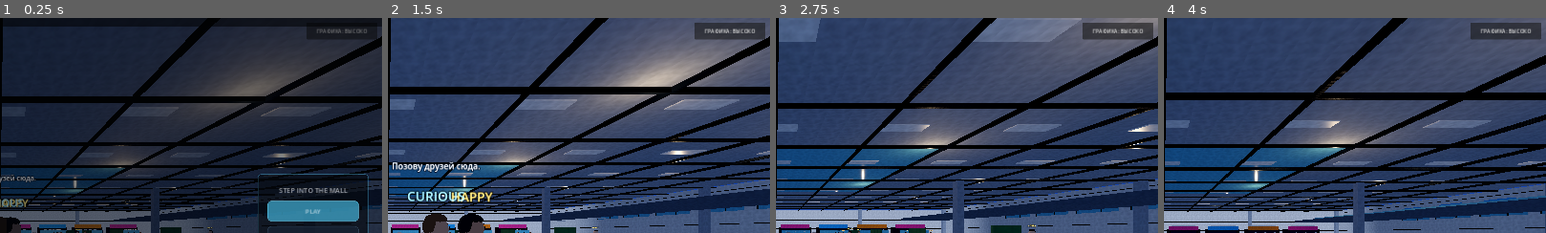
Above: before the commit, frames 1-4 (left to right).
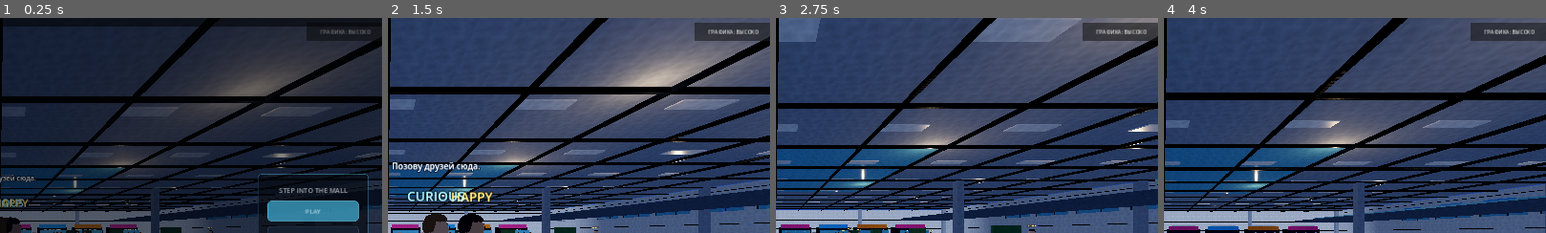
Above: after the commit, the same moments.

Repository: gggevego15-ui/How-to-MUKBANG
Game: Godot game, scene res://scenes/main.tscn
The game is run twice, just before and just after one commit, with the same random seed, the same clock (stepped at 60 frames per second) and the same inputs.
Inputs (mouse positions are % of the whole screen's width and height, from its top left):
- Up to frame 1 (0.25 s): no input
- Up to frame 2 (1.5 s): click "PLAY" at 0.5 s; tap Enter at 1.25 s; move the mouse to (55, 50) at 1.27 s; hold Up (ui_up) from 1.28 s (still down); hold E from 1.28 s (still down)
- Up to frame 3 (2.75 s): keep holding Up (ui_up); tap Space at 1.52, 2.27 s; move the mouse to (45, 50) at 2.02 s; release E at 2.03 s; tap F at 2.1 s
- Up to frame 4 (4 s): keep holding Up (ui_up); move the mouse to (52, 48) at 2.77 s; hold Shift 2.78-3.53 s; move the mouse to (49, 52) at 3.52 s; tap E at 3.6 s; tap Space at 3.77 s
The pictures show only the part of the screen within x 50-100%, y 0-50%; the shares and areas given below are measured in that part.

The runs differ from the first frame. In frame 1, 0.2% of the frame differs, in the area x 80-100%, y 4-11%; in frame 2, 0.5%; in frame 3, 0.5%; in frame 4, 0.5%, in the area x 80-100%, y 2-11%.

Commit message:
Add Ultra graphics preset with Android performance limits

Diff:
--- a/scripts/mobile_performance.gd
+++ b/scripts/mobile_performance.gd
@@ -1,8 +1,8 @@
 extends Node
 ## Runtime quality presets for Android. Uses low-cost scene changes and render scaling.
 
-const PROFILES := ["Battery saver", "Balanced", "High"]
-const PROFILE_LABELS := ["ЭКО", "БАЛАНС", "ВЫСОКО"]
+const PROFILES := ["Battery saver", "Balanced", "High", "Ultra"]
+const PROFILE_LABELS := ["ЭКО", "БАЛАНС", "ВЫСОКО", "ULTRA"]
 const SETTINGS_PATH := "user://graphics.cfg"
 
 var profile_index := 1
@@ -51,7 +51,7 @@
 func _load_profile() -> void:
 	var config := ConfigFile.new()
 	if config.load(SETTINGS_PATH) == OK:
-		profile_index = clampi(int(config.get_value("graphics", "profile", 1)), 0, 2)
+		profile_index = clampi(int(config.get_value("graphics", "profile", 1)), 0, 3)
 	elif OS.has_feature("mobile") or OS.get_name() == "Android" or OS.get_name() == "iOS":
 		profile_index = 1
 	else:
@@ -86,9 +86,19 @@
 			Engine.max_fps = 60
 			viewport.scaling_3d_scale = 1.0
 			_set_glow(true)
-			_set_light_budget(_omni_lights.size())
-			_set_rain(360)
+			_set_light_budget(mini(_omni_lights.size(), 12 if mobile else _omni_lights.size()))
+			_set_rain(260 if mobile else 360)
 			_set_puddle_quality(true, 10)
+			_set_visitor_processing(true)
+		3:
+			# Ultra targets high-end phones and PCs. Android uses native viewport scale,
+			# with restrained lights and particles instead of forcing expensive 4K rendering.
+			Engine.max_fps = 60
+			viewport.scaling_3d_scale = 1.0
+			_set_glow(true)
+			_set_light_budget(mini(_omni_lights.size(), 16 if mobile else _omni_lights.size()))
+			_set_rain(320 if mobile else 500)
+			_set_puddle_quality(true, 16)
 			_set_visitor_processing(true)
 	if _quality_button != null:
 		_quality_button.text = "ГРАФИКА: " + PROFILE_LABELS[profile_index]
@@ -157,9 +167,10 @@
 	_quality_button.text = "ГРАФИКА: " + PROFILE_LABELS[profile_index]
 	_quality_button.set_anchors_and_offsets_preset(Control.PRESET_TOP_RIGHT)
 	_quality_button.position = Vector2(-190, 12)
-	_quality_button.size = Vector2(178, 42)
+	_quality_button.size = Vector2(196, 46)
 	_quality_button.focus_mode = Control.FOCUS_NONE
 	_quality_button.add_theme_font_size_override("font_size", 13)
+	_quality_button.tooltip_text = "ЭКО → БАЛАНС → ВЫСОКО → ULTRA. На Android ULTRA не форсирует 4K-разрешение."
 	_quality_button.pressed.connect(_cycle_profile)
 	root.add_child(_quality_button)
 
